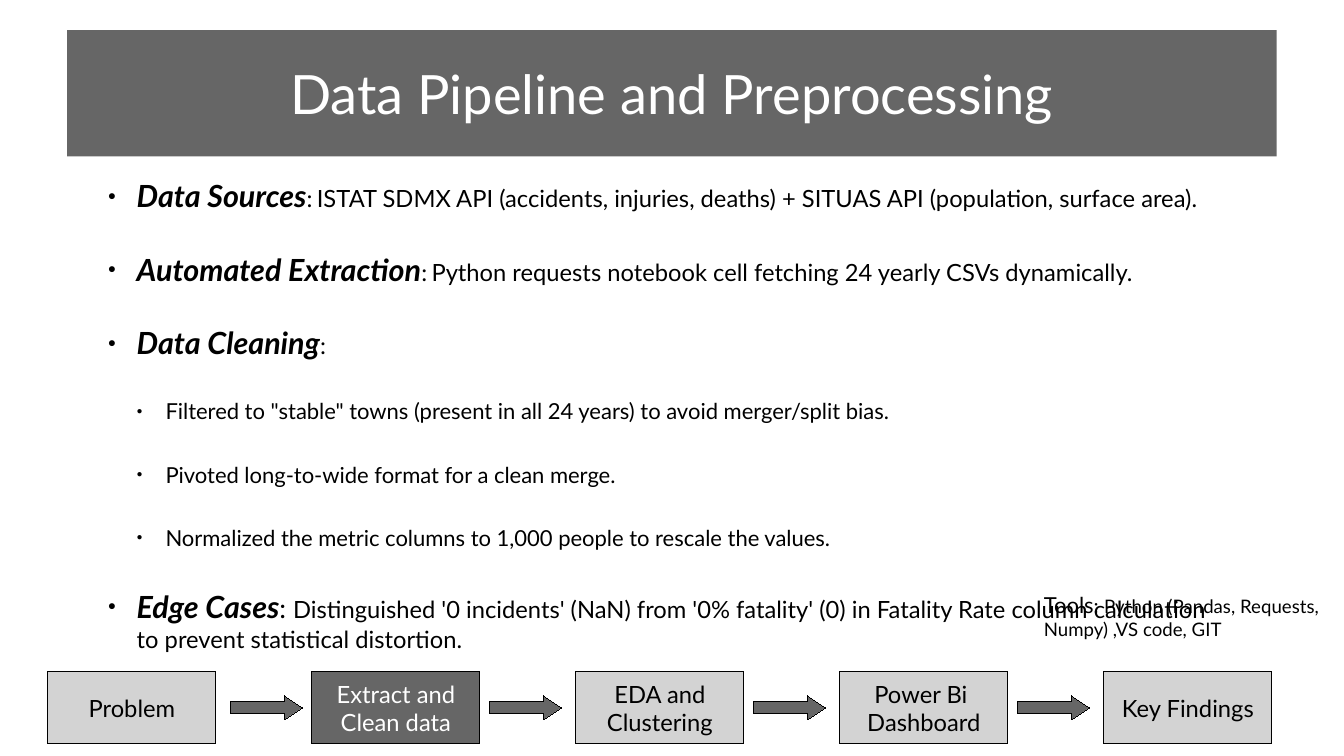
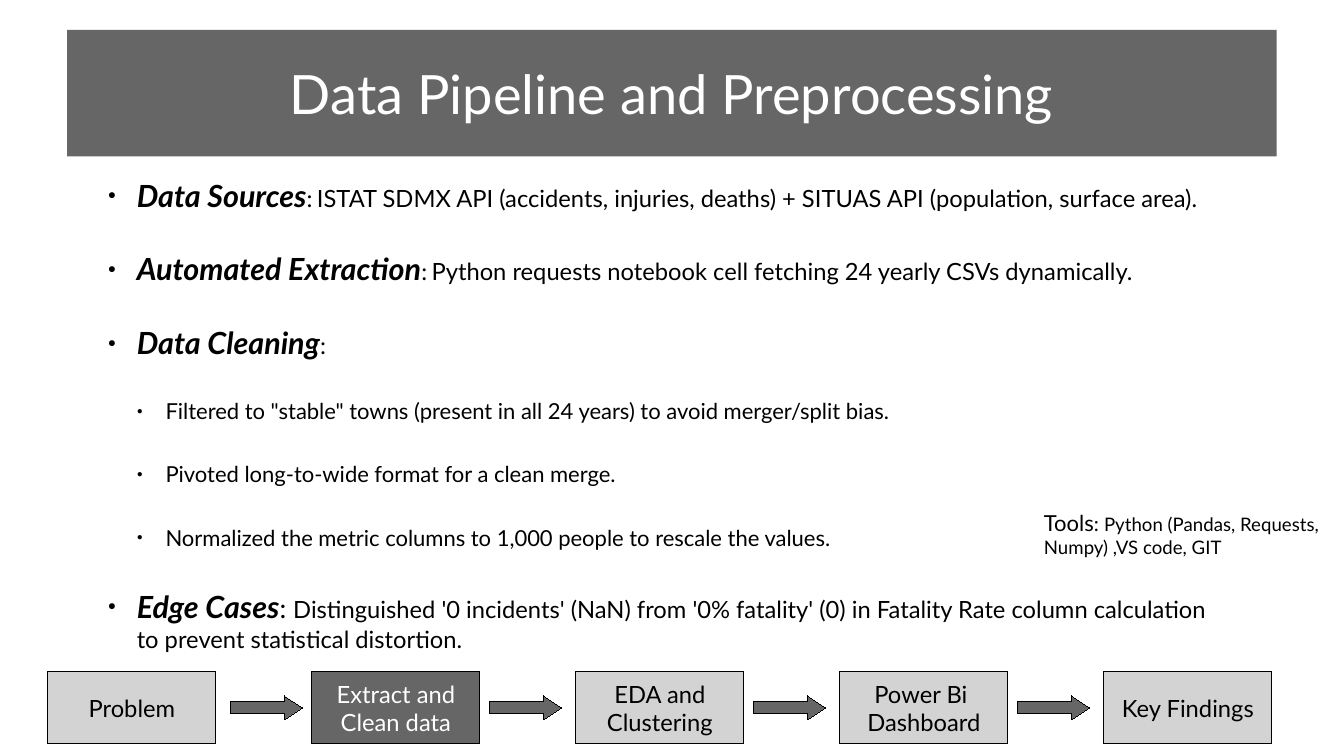
Before and after one commit to Aaronstriker/Final-Project-master-boolean-Data-Analytics, a slide deck: slide 2 of Italy Road Accident Risk Analysis.pptx. Drawn at 1344x756 pixels with LibreOffice and Linux fonts; fonts in the diff are those of the drawing. Boxes give left, top, right and bottom in pixels: in the first picture for what was removed or moved away, otherwise in the second. Text is boxed around its words. In the diff, an @@ line names an element or a change of style, - is before the commit and + after.

```diff
--- a/Italy Road Accident Risk Analysis.pptx
+++ b/Italy Road Accident Risk Analysis.pptx
@@ text "Tools: Python (Pandas, Requests, Numpy) ...": place and size @@
-text "Tools: Python (Pandas, Requests, Numpy) ..." at (1044,596,1319,640)
+text "Tools: Python (Pandas, Requests, Numpy) ..." at (1044,514,1319,558)
```
Also in this commit, not shown: 4 other slides changed.
